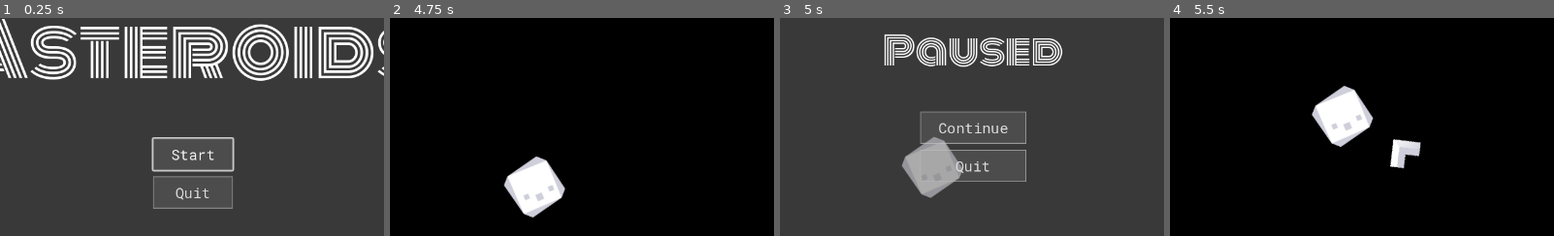
Above: before the commit, frames 1-4 (left to right).
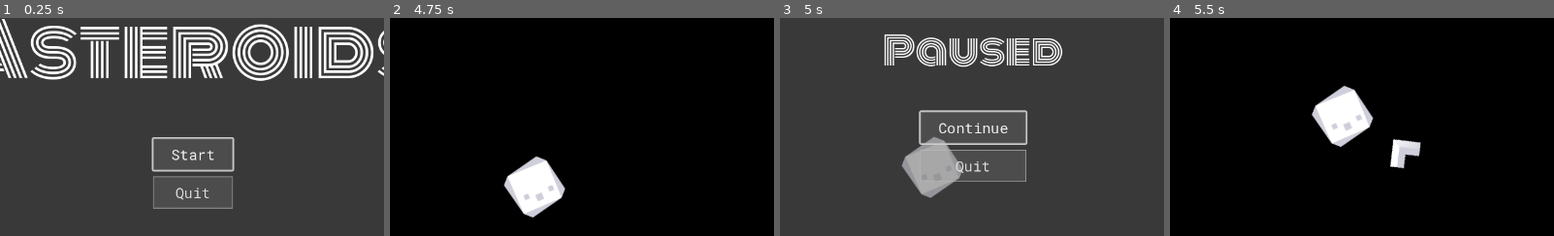
Above: after the commit, the same moments.

Repository: cdhumphreys/asteroids-godot
Game: Godot game, scene res://scenes/game.tscn
Same seed, same stepped clock (60 frames per second), same inputs: the game is played once before the commit and once after it.
Inputs:
- Up to frame 1 (0.25 s): no input
- Up to frame 2 (4.75 s): click "Start" at 0.5 s; tap Enter at 1.25 s; hold A (rotate_anticlockwise) 1.28-2.03 s; hold S (thrust_backward) from 1.28 s (still down); tap D (rotate_clockwise) at 2.1 s; hold Space (shoot) 2.78-3.53 s; tap A (rotate_anticlockwise) at 3.6 s; hold D (rotate_clockwise) from 4.28 s (still down)
- Up to frame 3 (5 s): keep holding S (thrust_backward); keep holding D (rotate_clockwise); tap Escape (pause) at 4.9 s
- Up to frame 4 (5.5 s): release S (thrust_backward) at 5 s; release D (rotate_clockwise) at 5 s; click "Continue" at 5 s
The pictures show only the part of the screen within x 24-74%, y 31-81%; the shares and areas given below are measured in that part.

Frames 1-2 are identical in both runs. In frame 3, 0.5% of the frame differs, in the area x 36-65%, y 42-59%; in frame 4, nothing differs.

Commit message:
Fix for Pause Menu initial focus

Diff:
--- a/scenes/pause_menu.tscn
+++ b/scenes/pause_menu.tscn
@@ -58,9 +58,9 @@
 layout_mode = 2
 text = "Quit"
 
-[node name="PopupHandler" parent="." node_paths=PackedStringArray("initial_focus") instance=ExtResource("3_kukqi")]
+[node name="PopupHandler" parent="." node_paths=PackedStringArray("initial_focus_element") instance=ExtResource("3_kukqi")]
 unique_name_in_owner = true
-initial_focus = NodePath("../Foreground/MarginContainer/VBoxContainer/ButtonsVBoxContainer/ContinueButton")
+initial_focus_element = NodePath("../Foreground/MarginContainer/VBoxContainer/ButtonsVBoxContainer/ContinueButton")
 
 [connection signal="pressed" from="Foreground/MarginContainer/VBoxContainer/ButtonsVBoxContainer/ContinueButton" to="." method="_on_continue_button_pressed"]
 [connection signal="pressed" from="Foreground/MarginContainer/VBoxContainer/ButtonsVBoxContainer/QuitButton" to="." method="_on_quit_button_pressed"]
